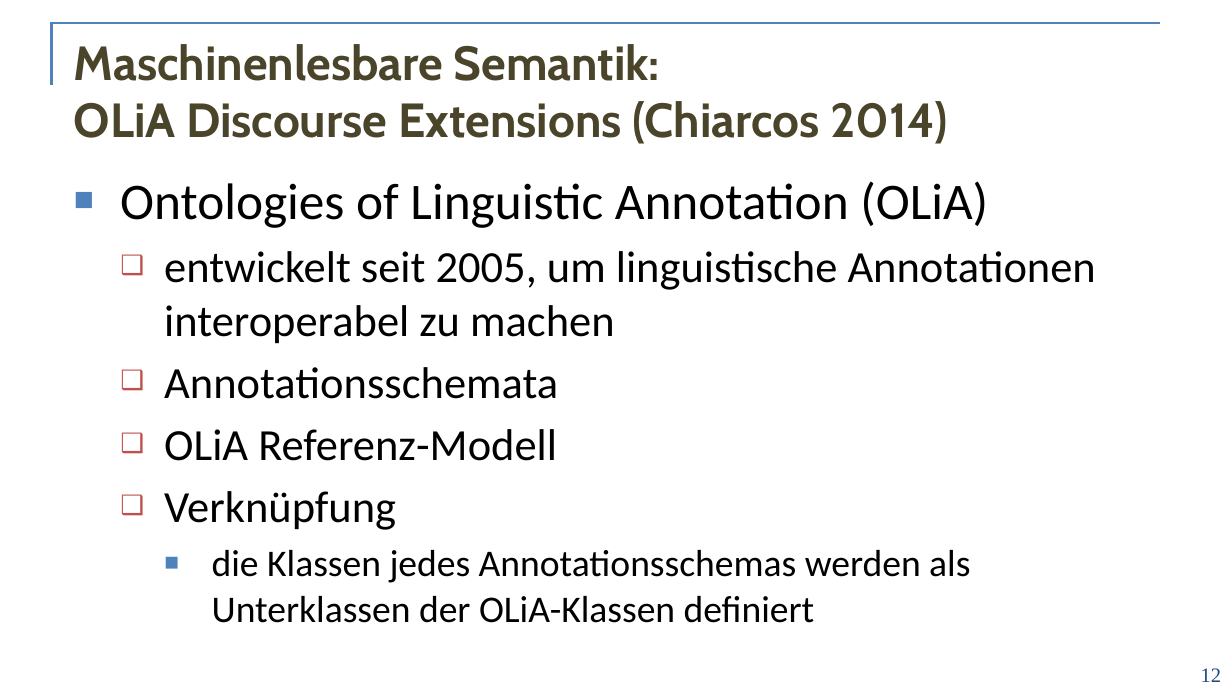
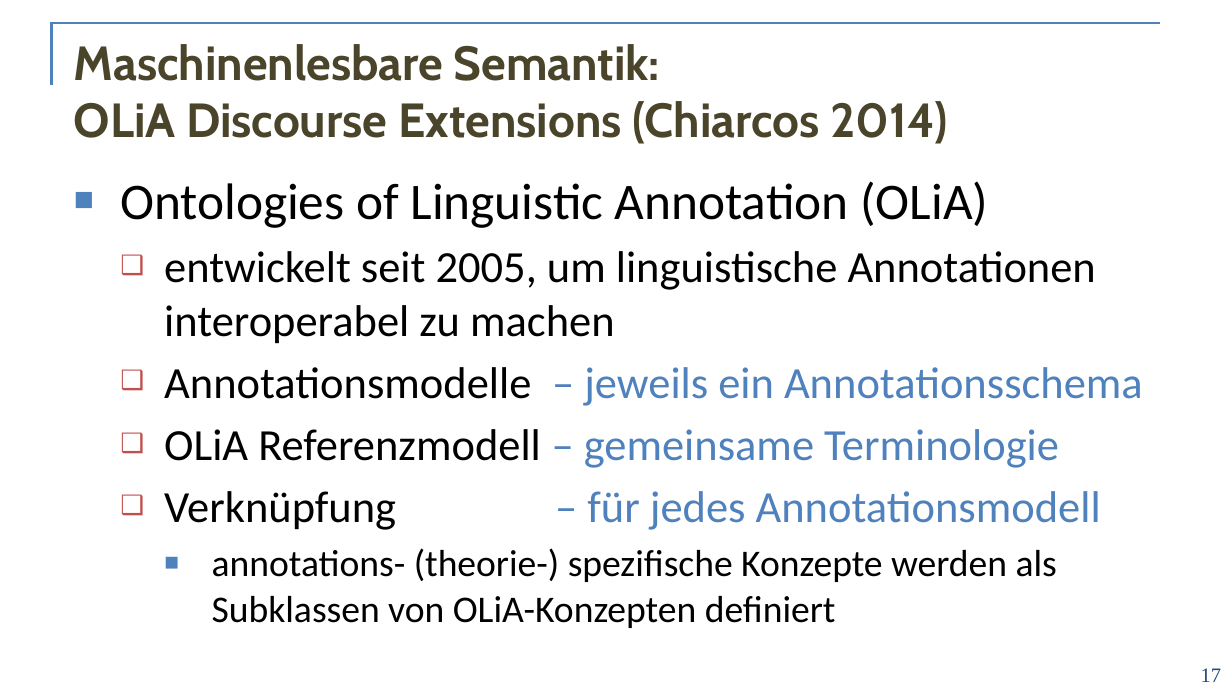
Before and after one commit to acoli-repo/rdf4discourse, a slide deck: slide 17 of doc/vortrag.pptx (slide 12 before the commit). Drawn at 1232x693 pixels with LibreOffice and Linux fonts; fonts in the diff are those of the drawing; background and template pictures are left out. Boxes give left, top, right and bottom in pixels: in the first picture for what was removed or moved away, otherwise in the second. Text is boxed around its words. In the diff, an @@ line names an element or a change of style, - is before the commit and + after.

```diff
--- a/doc/vortrag.pptx
+++ b/doc/vortrag.pptx
@@ text at [164, 367, 1143, 628]: text changed; size 22 to 26 pt @@
-  ❑ Annotationsschemata
-  ❑ OLiA Referenz-Modell
-  ❑ Verknüpfung
-    ■ die Klassen jedes Annotationsschemas werden als Unterklassen der OLiA-Klassen definiert
+  ❑ Annotationsmodelle – jeweils ein Annotationsschema
+  ❑ OLiA Referenzmodell – gemeinsame Terminologie
+  ❑ Verknüpfung – für jedes Annotationsmodell
+    ■ annotations- (theorie-) spezifische Konzepte werden als Subklassen von OLiA-Konzepten definiert
@@ page number at [1201, 668, 1221, 682]: text changed @@
-12
+17
```
Also in this commit, not shown: 27 other slides changed, 28 slides added, 31 slides removed, 2 other files.
